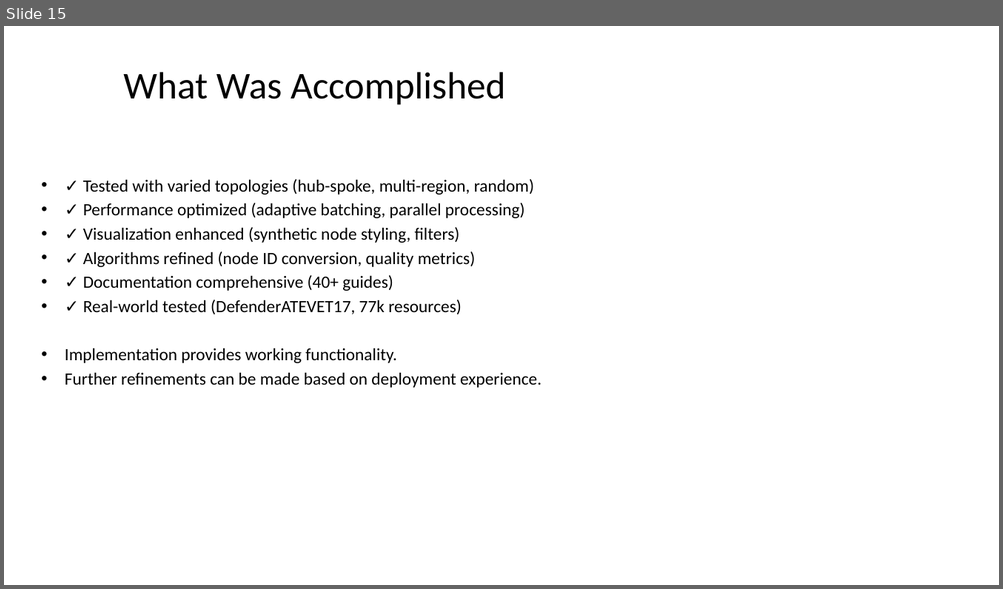
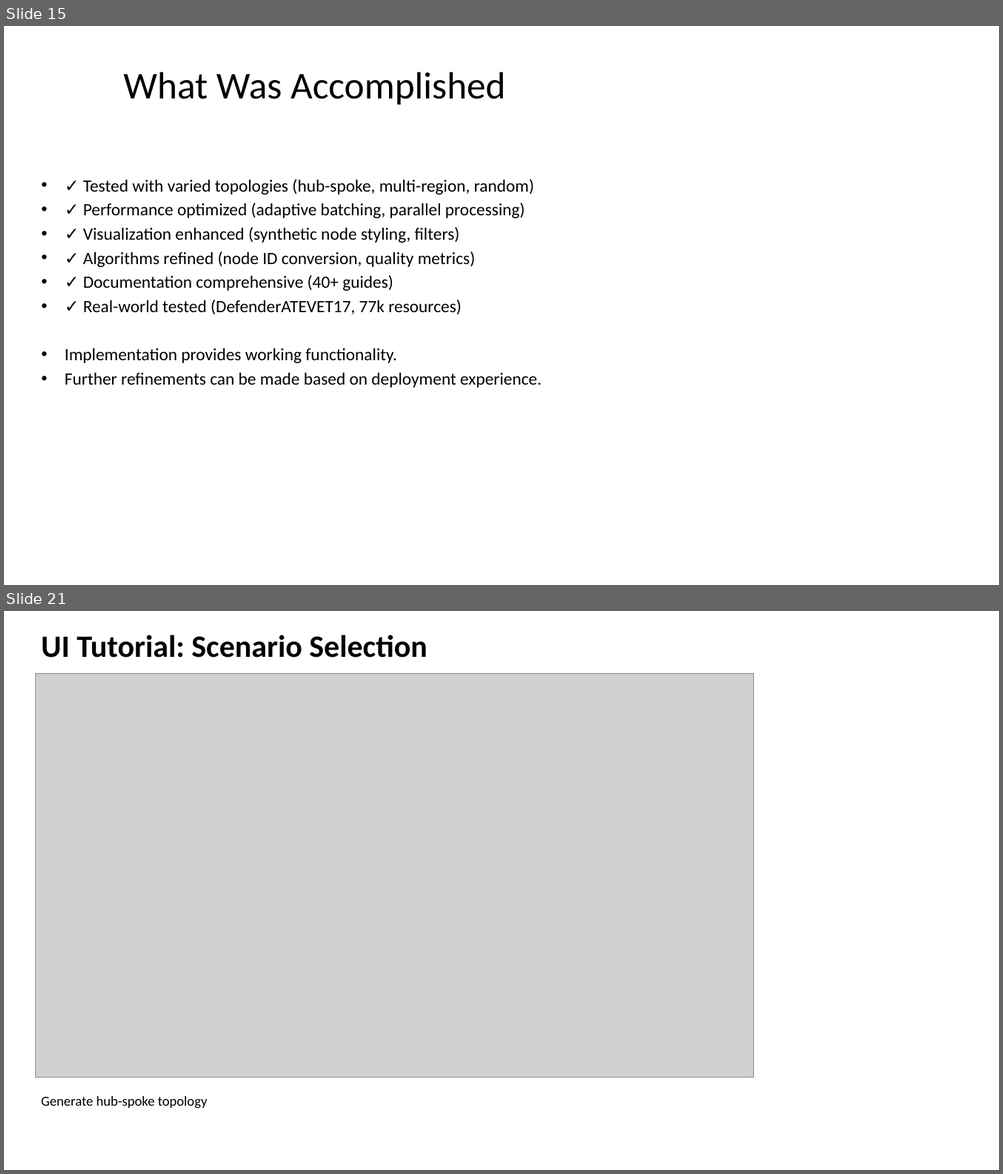
Before and after one commit to rysweet/azure-tenant-grapher, a slide deck: Scale_Operations_Implementation.pptx. Shown one above the other, each under a label of ours: slide 15 before the commit, slides 15 and 21 after it; the slides between them are not shown. The pictures are 1003x589 and 1003x1174 pixels, drawn with LibreOffice and Linux fonts; fonts in the diff are those of the drawing; grey boxes stand for pictures. Boxes give left, top, right and bottom in pixels: in the first picture for what was removed or moved away, otherwise in the second. Text is boxed around its words. In the diff, an @@ line names an element or a change of style, - is before the commit and + after.

```diff
--- a/Scale_Operations_Implementation.pptx
+++ b/Scale_Operations_Implementation.pptx
@@ slide 21 added at <box>4,611,999,1170</box>, background #FFFFFF @@
@@ text added at <box>41,635,427,658</box>, 36 pt, text #000000, bold @@
+UI Tutorial: Scenario Selection
@@ picture added at <box>35,673,754,1077</box> @@
@@ text added at <box>41,1096,208,1109</box>, 16 pt, text #000000 @@
+Generate hub-spoke topology
```
Also in this commit, not shown: 10 other slides added.
